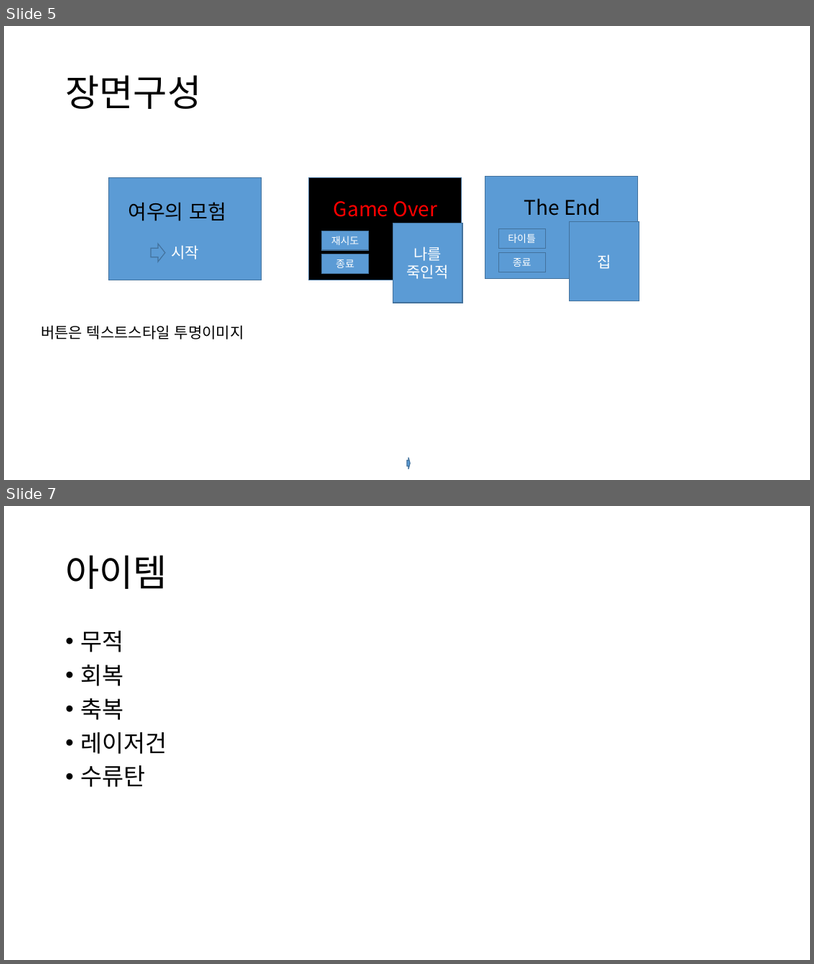
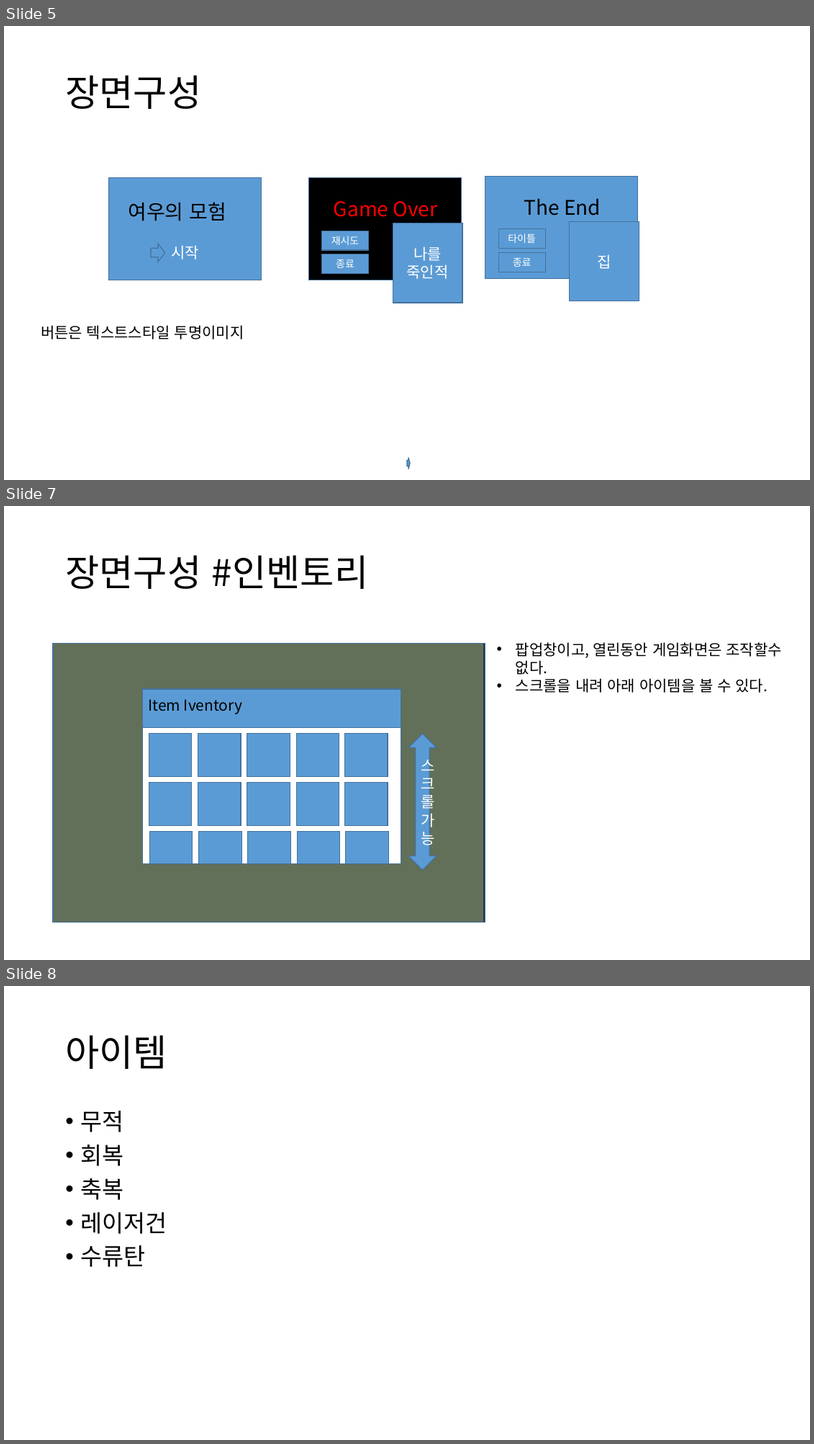
Before and after one commit to ShadowKingdoms/2021.G.D.T.C.-Programing-Designer-, a slide deck: GameUIUXPrograming/Document/여우의 모험.pptx. Shown one above the other, each under a label of ours: slides 5 and 7 before the commit, slides 5, 7 and 8 after it; the slides between them are not shown. The pictures are 814x964 and 814x1444 pixels, drawn with LibreOffice and Linux fonts; fonts in the diff are those of the drawing. Boxes give left, top, right and bottom in pixels: in the first picture for what was removed or moved away, otherwise in the second. Text is boxed around its words. In the diff, an @@ line names an element or a change of style, - is before the commit and + after.

Commit message:
인벤토리 시스템구축 및 레이아웃 작업

```diff
--- a/GameUIUXPrograming/Document/여우의 모험.pptx
+++ b/GameUIUXPrograming/Document/여우의 모험.pptx
@@ slide 7 added at [4,506,810,960], background #FFFFFF @@
@@ title added at [65,555,368,589], 44 pt, text #000000 @@
+장면구성 #인벤토리
@@ rectangle added at [53,644,485,921], fill #C5E0B4, outline #43739E 1 pt, 18 pt, text #FFFFFF @@
+장면
@@ rectangle added at [54,644,486,921], fill #000000 at 50% opacity, outline #43739E 1 pt, 18 pt, text #FFFFFF @@
+장면
@@ text added at [516,642,782,692], 18 pt, text #000000 @@
+• 팝업창이고, 열린동안 게임화면은 조작할수 없다.
+• 스크롤을 내려 아래 아이템을 볼 수 있다.
@@ up down arrow added at [409,734,437,870], fill #5B9BD5, outline #43739E 1 pt, 18 pt, text #FFFFFF @@
+스크롤가능
@@ group added at [142,689,401,864]: 17 rectangles, 1 text @@
+Item Iventory
@@ what was slide 7 is now slide 8 @@
```
Also in this commit, not shown: 1 slide changed, 12 other files.
